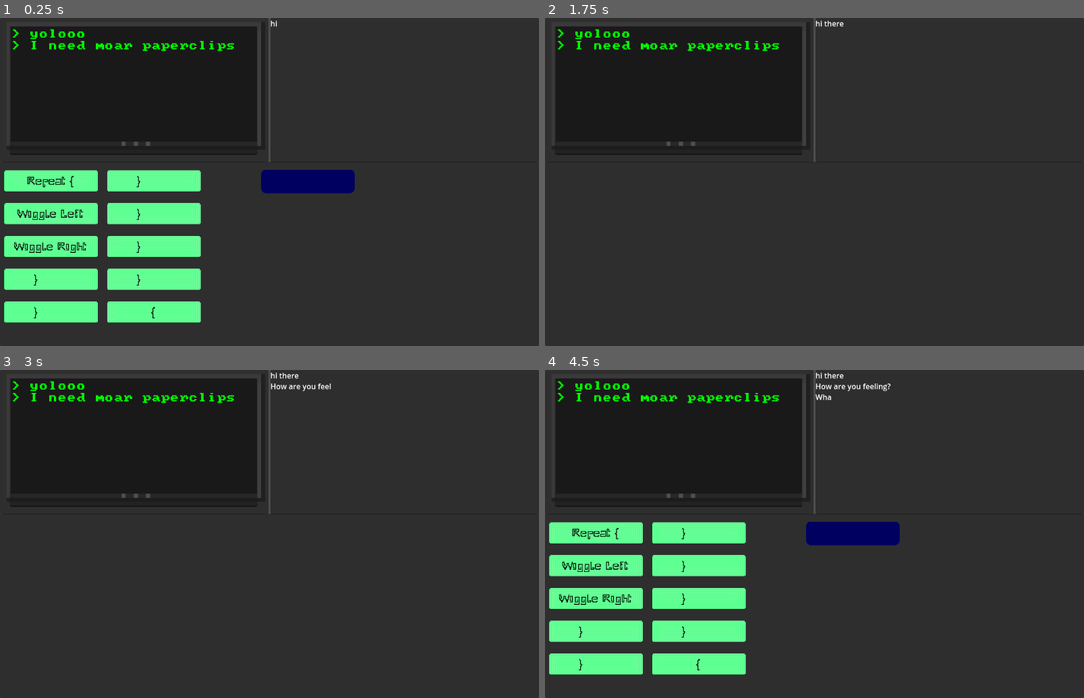
Above: before the commit, frames 1-4 (two rows, left to right).
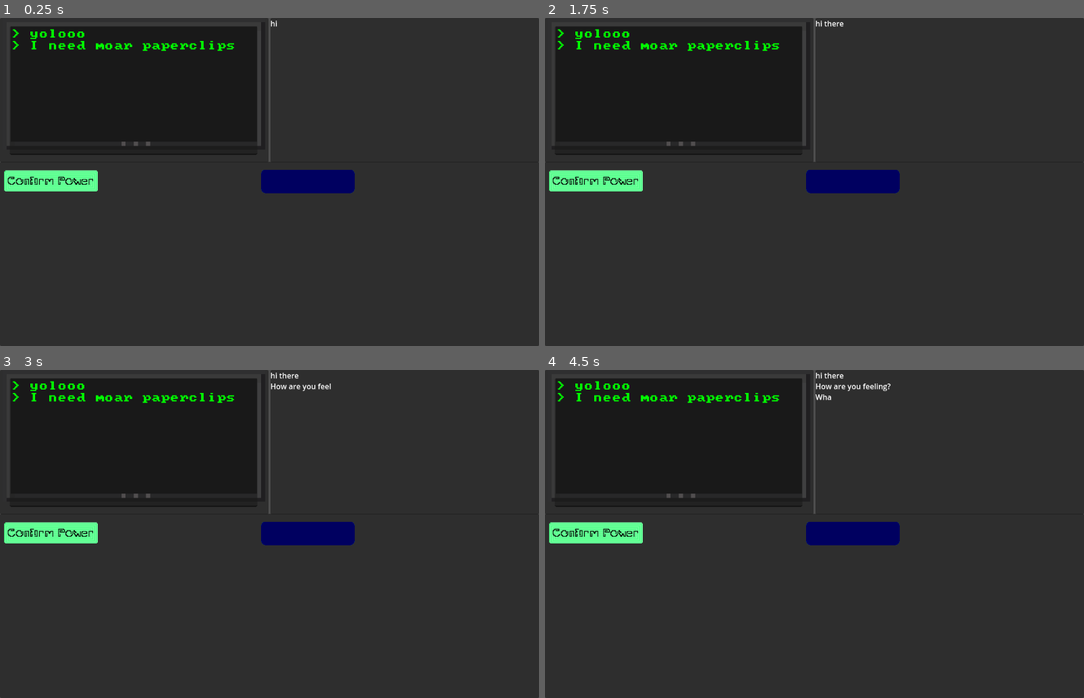
Above: after the commit, the same moments.

Repository: drakin769/GameJam2024
Game: Godot game, scene res://ui/userInterface.tscn
Two runs of this game, one before a commit and one after it. Both use one fixed random seed, a clock stepped at 60 frames per second and the inputs below.
Inputs (mouse positions are in pixels of both pictures, inside the frame that each line leads up to):
- Up to frame 1 (0.25 s): no input
- Up to frame 2 (1.75 s): tap Enter (ui_accept) at 0.5, 0.77, 1.07, 1.25, 1.52 s; move the mouse to (949, 90) at 0.52 s; tap E (e) at 0.6 s; tap Q (q) at 0.8, 1.35 s; move the mouse to (706, 198) at 1.27 s; tap W (w) at 1.55 s
- Up to frame 3 (3 s): tap Enter (ui_accept) at 1.82, 2.3, 2.85 s; move the mouse to (323, 461) at 2.02 s; tap W (w) at 2.1 s; move the mouse to (242, 599) at 2.77 s
- Up to frame 4 (4.5 s): tap Enter (ui_accept) at 3.02, 3.32, 3.5, 3.77, 4.07, 4.25 s; tap E (e) at 3.05, 4.35 s; move the mouse to (593, 534) at 3.52 s; press the mouse at (593, 534) at 3.53 s; tap Q (q) at 3.8 s; move the mouse to (652, 484) at 4.27 s; release the mouse at (652, 484) at 4.28 s

The runs differ from the first frame. In frame 1, 10% of the frame differs, in the area x 0-38%, y 46-94%; in frame 2, 2.4%; in frame 3, 2.4%; in frame 4, 10%.

Commit message:
So much has changed in this one. Levels are now generated based off a seperate file, looking for the readme doc in the data subfolder

Diff:
--- /dev/null
+++ b/data/levels.gd
@@ -0,0 +1,43 @@
+{
+	"first":
+		{
+		"solutions":
+			{
+			"EMPTY":
+				{
+				"text": "No Power detected. Retrying experiment",
+				"next_level": "first"
+				},
+			"Confirm Power":
+				{
+				"text": "Power Confirmed",
+				"next_level": "second"
+				}
+			},
+		"building_blocks":["Confirm Power"],
+		"number_of_slots":1
+		},
+	"second":
+		{
+		"solutions":
+			{
+			"on left:on right":
+				{
+				"text": "We be gaming people!",
+				"next_level": "first"
+				},
+			"on right:on left":
+				{
+				"text": "oooo so close!",
+				"next_level": "second"
+				},
+			"EMPTY:EMPTY":
+				{
+				"text": "Are... are you there?",
+				"next_level": "second"
+				}
+			},
+		"building_blocks":["on left","on right"],
+		"number_of_slots":2
+		}
+}
--- a/instruction.gd
+++ b/instruction.gd
@@ -12,12 +12,11 @@
 var snap_to_location
 var in_slot = false
 var slot
-
-func _on_area_2d_mouse_entered():
-	if not global.is_dragging:
-		able_to_be_held = true
-		#print(blockname+ ": is able to be held")
-	$Area2D/Label.text = "["+blockname+"]"
+#func _on_area_2d_mouse_entered(): #obselete can be deleted
+	#if not global.is_dragging:
+		#able_to_be_held = true
+		##print(blockname+ ": is able to be held")
+	#$Area2D/Label.text = "["+blockname+"]"
 
 func set_spawnpoint(proposedspawnpoint):
 	spawnpoint = proposedspawnpoint
@@ -78,8 +77,7 @@
 	if not global.is_dragging:
 		able_to_be_held = true
 		#print(blockname+ ": is able to be held from mouse entering")
-
-		$Label.text = blockname.to_upper()
+		#$Label.text = blockname.to_upper()
 
 
 func _on_mouse_exited():
--- a/level.gd
+++ b/level.gd
@@ -19,11 +19,11 @@
 			]
 var instruction_counter = 0
 var slot_counter = 0
-var level = 1
 var nanopacket = []
 var block_box = []
 var available_solutions
-
+var current_level = "first"
+var levels = JSON.new()
 func clear_nanopacket():
 	while not nanopacket.is_empty():
 		nanopacket.pop_front().queue_free()
@@ -31,6 +31,10 @@
 	while not block_box.is_empty():
 		block_box.pop_front().queue_free()
 
+# probablyt overkill, but might need to add things later
+func clear_level():
+	clear_block_box()
+	clear_nanopacket()
 func run_nanopacket():
 	var nanonumber = 0
 	var output:String
@@ -45,6 +49,8 @@
 	print("Nanopacket is:" + output)
 	return output
 func _ready():
+	levels = file_load()
+	print(levels)
 	setlevel()
 
 func _process(delta):
@@ -55,6 +61,8 @@
 	elif Input.is_action_just_pressed("w") and OS.is_debug_build():
 		resolvelevel(available_solutions)
 		print("nanopacket ran!")
+	elif Input.is_action_just_pressed("ui_accept") and OS.is_debug_build():
+		DisplayServer.window_set_title("Testing")
 	elif Input.is_action_just_pressed("e") and OS.is_debug_build():
 		setlevel()
 
@@ -65,33 +73,25 @@
 	if output in available_solutions:
 		print("It was solution : ", available_solutions[output])
 		global.add_text_to_dot_matrix(available_solutions[output].text)
+		current_level= available_solutions[output].next_level
 	else:
 		global.add_text_to_dot_matrix("You have failed in a new and interesting way!")
+	clear_level()
+	setlevel()
 func setlevel():
 	instruction_counter = 0
 	slot_counter = 0
-	if level == 1:
-		create_instruction("Repeat {")
-		create_instruction("Wiggle Left")
-		create_instruction("Wiggle Right")
-		create_instruction("}        ")
-		create_instruction("}        ")
-		create_instruction("}        ")
-		create_instruction("}        ")
-		create_instruction("}        ")
-		create_instruction("}        ")
-		create_instruction("{")
+	for n in levels[current_level].number_of_slots:
 		create_slot()
-		available_solutions={
-			"EMPTY":	{
-				"text": "HEY THIS IS EMPTY"
-				},
-			"{":
-				{
-				"text": "Really, you thought just a simple { was going to fix this shit?"
-				}
-			}
-
+	for x in levels[current_level].building_blocks:
+		create_instruction(x)
+	available_solutions= levels[current_level].solutions
+	#TODO: ADD in a check for certain levels to trigger the endgame
+func file_load():
+	var file = FileAccess.open("res://data/levels.gd", FileAccess.READ)
+	print(file.get_as_text())
+	var content = JSON.parse_string(file.get_as_text())
+	return content
 
 func create_instruction(blockname):
 	var new_block = preload("res://Instruction.tscn").instantiate()
--- a/slot.gd
+++ b/slot.gd
@@ -33,16 +33,16 @@
 	#$Area2D/Label.text = blockname
 
 func _process(delta):
-
-	if Input.is_action_just_pressed("ui_accept") and OS.is_debug_build():
-		var x = instructions.size()
-		if x != 0:
-			while x > 0:
-				print("slot "+str(slot_number)+" has "+ instructions[x-1].blockname+" in it")
-				x-=1
-		else:
-			print("slot "+str(slot_number)+" is empty")
-		print("============================")
+	#tool for displaying whats in each 	slot
+	#if Input.is_action_just_pressed("ui_accept") and OS.is_debug_build():
+		#var x = instructions.size()
+		#if x != 0:
+			#while x > 0:
+				#print("slot "+str(slot_number)+" has "+ instructions[x-1].blockname+" in it")
+				#x-=1
+		#else:
+			#print("slot "+str(slot_number)+" is empty")
+		#print("============================")
 
 	if instructions.size() > 1:
 		instructions.pop_front().go_home
Not shown, added: data/readme.txt
